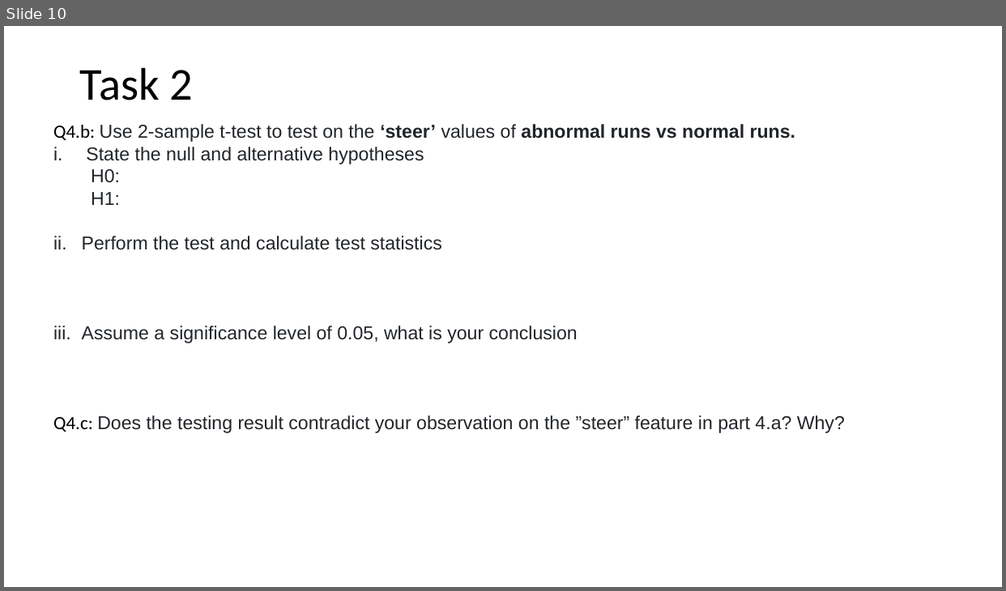
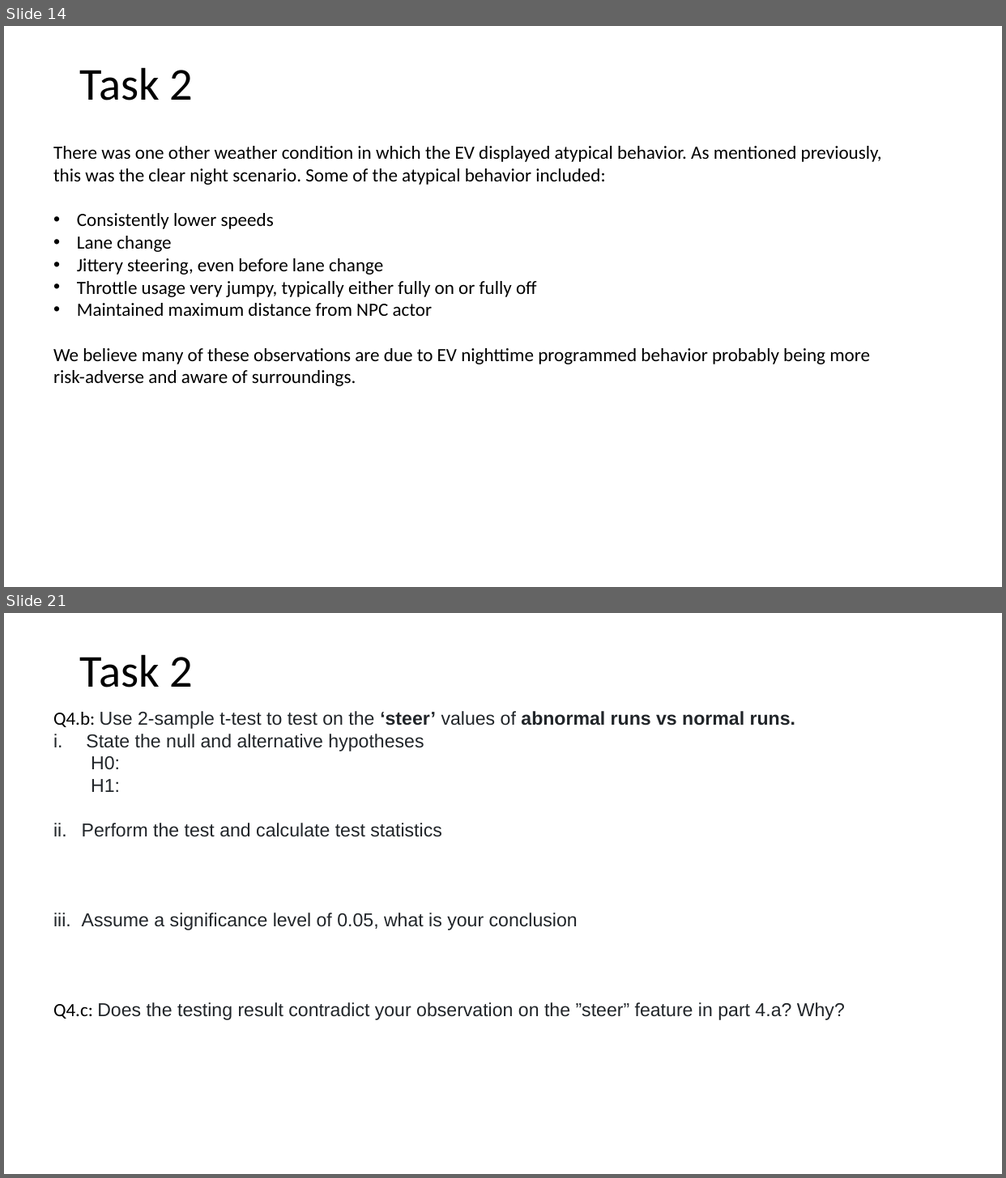
Before and after one commit to mrojaspell/MP1, a slide deck: mp1_powerpoint.pptx. Shown one above the other, each under a label of ours: slide 10 before the commit, slides 14 and 21 after it; the slides between them are not shown. The pictures are 1006x591 and 1006x1178 pixels, drawn with LibreOffice and Linux fonts; fonts in the diff are those of the drawing. Boxes give left, top, right and bottom in pixels: in the first picture for what was removed or moved away, otherwise in the second. Text is boxed around its words. In the diff, an @@ line names an element or a change of style, - is before the commit and + after.

```diff
--- a/mp1_powerpoint.pptx
+++ b/mp1_powerpoint.pptx
@@ slide 14 added at (4, 26, 1002, 587), background #FFFFFF @@
@@ title added at (80, 67, 194, 101), 44 pt, text #000000 @@
+Task 2
@@ text added at (53, 146, 882, 386), 18 pt, text #000000 @@
+There was one other weather condition in which the EV displayed atypical behavior. As mentioned previously, this was the clear night scenario. Some of the atypical behavior included:
+• Consistently lower speeds
+• Lane change
+• Jittery steering, even before lane change
+• Throttle usage very jumpy, typically either fully on or fully off
+• Maintained maximum distance from NPC actor
+We believe many of these observations are due to EV nighttime programmed behavior probably being more risk-adverse and aware of surroundings.
@@ what was slide 10 is now slide 21 @@
```
Also in this commit, not shown: 5 slides changed, 14 other slides added, 4 slides removed, 15 other files.
